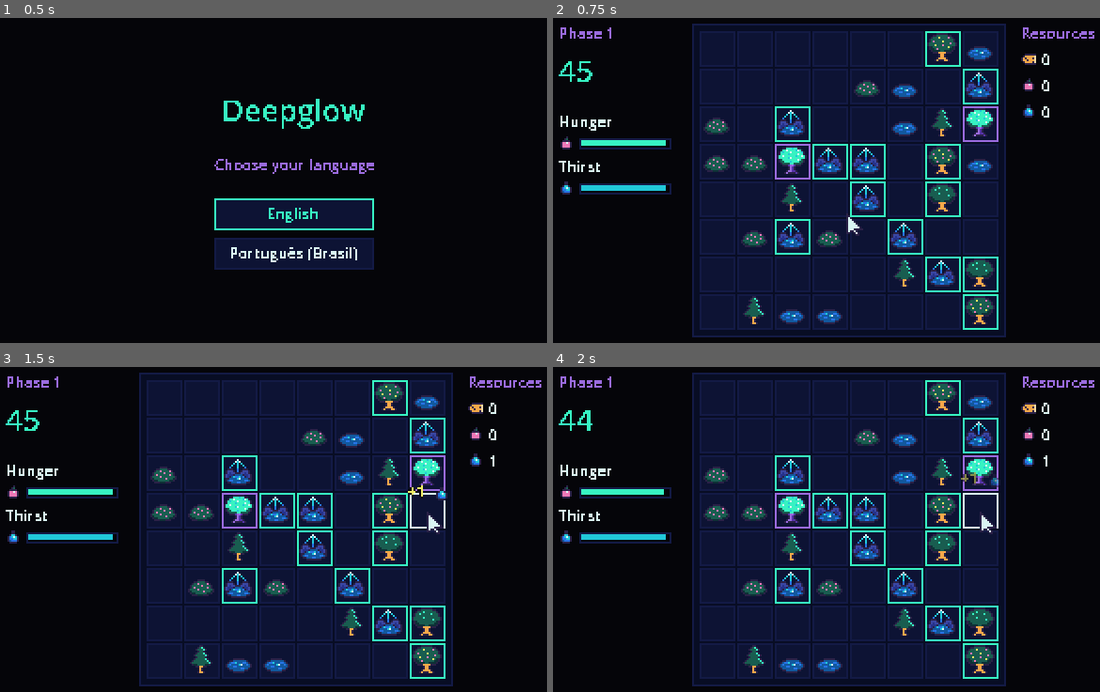
Above: before the commit, frames 1-4 (two rows, left to right).
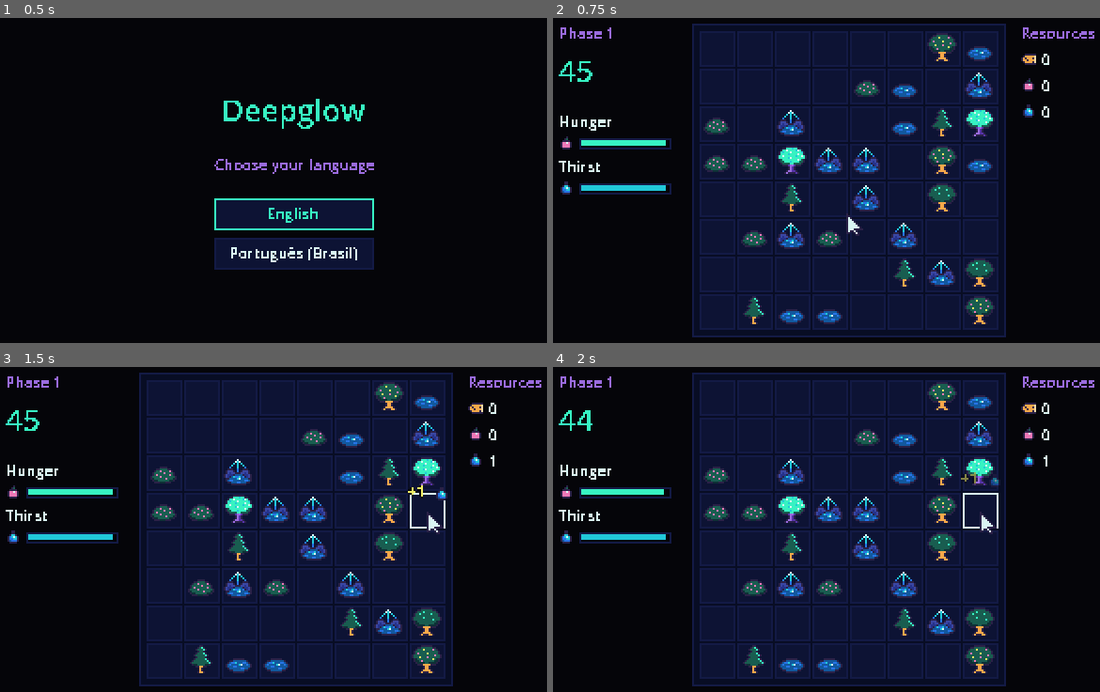
Above: after the commit, the same moments.

Repository: thiagoalgo/deepglow-ai-original
Game: Godot game, scene res://src/main/main.tscn
The game is run twice, just before and just after one commit, with the same random seed, the same clock (stepped at 60 frames per second) and the same inputs.
Inputs (mouse positions are in pixels of both pictures, inside the frame that each line leads up to):
- Up to frame 1 (0.5 s): no input
- Up to frame 2 (0.75 s): click "English" at 0.5 s
- Up to frame 3 (1.5 s): tap Enter at 1.25 s; move the mouse to (426, 513) at 1.27 s; press the mouse at (426, 513) at 1.28 s
- Up to frame 4 (2 s): no input

Frame 1 is identical in both runs. In frame 2, 2.1% of the frame differs, in the area x 40-82%, y 4-96%; in frame 3, 2.1%; in frame 4, 2.1%.

Commit message:
feat: hide rarity on board and add tree layout data to upgrades
- Rarity stays in data (generator weights) but is no longer drawn on
  source cards; the sprite communicates value (GDD D8)
- UpgradeNode gains grid_position, choice_group (mutually exclusive
  nodes) and required_points (investment gates) for the drawn tree
  screen planned after M2 (GDD §7.1, D9)
- ProgressionState enforces choice groups and point gates
- Tests for choice groups, gates and unique grid positions

Co-Authored-By: Claude Opus 5.5 <noreply@anthropic.com>
Claude-Session: https://claude.ai/code/session_012dh8mRUjYh5ntJv4jzA78g

Diff:
--- a/data/upgrades/basket.tres
+++ b/data/upgrades/basket.tres
@@ -22,3 +22,4 @@
 max_level = 3
 base_costs = Array[ExtResource("1_lrpc1")]([SubResource("Resource_ngp0w"), SubResource("Resource_x3h8g")])
 cost_growth = 2.2
+grid_position = Vector2i(3, 0)
--- a/data/upgrades/canteen.tres
+++ b/data/upgrades/canteen.tres
@@ -23,3 +23,4 @@
 max_level = 3
 base_costs = Array[ExtResource("1_ciil4")]([SubResource("Resource_861ob"), SubResource("Resource_c1q3n")])
 cost_growth = 2.2
+grid_position = Vector2i(5, 0)
--- a/data/upgrades/keen_eye.tres
+++ b/data/upgrades/keen_eye.tres
@@ -25,3 +25,4 @@
 base_costs = Array[ExtResource("1_fyw8b")]([SubResource("Resource_lcc7i"), SubResource("Resource_psrb3")])
 cost_growth = 2.5
 prerequisites = Array[Resource]([ExtResource("5_1j01k")])
+grid_position = Vector2i(2, 1)
--- a/data/upgrades/longer_days.tres
+++ b/data/upgrades/longer_days.tres
@@ -25,3 +25,4 @@
 base_costs = Array[ExtResource("1_hco2f")]([SubResource("Resource_37ihf"), SubResource("Resource_sqv2i")])
 cost_growth = 2.5
 prerequisites = Array[Resource]([ExtResource("5_vapvs")])
+grid_position = Vector2i(3, 1)
--- a/data/upgrades/lumber_sense.tres
+++ b/data/upgrades/lumber_sense.tres
@@ -18,3 +18,4 @@
 base_costs = Array[ExtResource("1_ht2j7")]([SubResource("Resource_n6gc7")])
 cost_growth = 2.3
 prerequisites = Array[Resource]([ExtResource("4_8x1ne")])
+grid_position = Vector2i(0, 1)
--- a/data/upgrades/sharp_axe.tres
+++ b/data/upgrades/sharp_axe.tres
@@ -17,3 +17,4 @@
 max_level = 3
 base_costs = Array[ExtResource("1_quwbt")]([SubResource("Resource_hholl")])
 cost_growth = 2.4
+grid_position = Vector2i(1, 0)
--- a/src/progression/progression_state.gd
+++ b/src/progression/progression_state.gd
@@ -32,10 +32,32 @@
 func is_available(upgrade: UpgradeNode) -> bool:
 	if is_maxed(upgrade):
 		return false
+	if get_total_levels() < upgrade.required_points:
+		return false
+	if is_blocked_by_choice(upgrade):
+		return false
 	for prerequisite: UpgradeNode in upgrade.prerequisites:
 		if get_level(prerequisite.id) < 1:
 			return false
 	return true
+
+
+## Total levels bought across the whole tree (used by required_points gates).
+func get_total_levels() -> int:
+	var total := 0
+	for level: int in _levels.values():
+		total += level
+	return total
+
+
+## True when another node of the same choice group already owns a level.
+func is_blocked_by_choice(upgrade: UpgradeNode) -> bool:
+	if upgrade.choice_group.is_empty():
+		return false
+	for other: UpgradeNode in database.upgrades:
+		if other != upgrade and other.choice_group == upgrade.choice_group and get_level(other.id) > 0:
+			return true
+	return false
 
 
 func get_next_cost(upgrade: UpgradeNode) -> Array[ResourceAmount]:
--- a/src/progression/upgrade_node.gd
+++ b/src/progression/upgrade_node.gd
@@ -21,6 +21,18 @@
 @export var base_costs: Array[ResourceAmount] = []
 ## Cost multiplier applied per already-owned level.
 @export var cost_growth: float = 2.0
+@export_group("Tree layout")
+## Cell of the node in the upgrade tree grid (column, row). Row 0 is the top.
+## Connections are drawn from each prerequisite to this node.
+@export var grid_position: Vector2i = Vector2i.ZERO
+## Nodes sharing a non-empty choice group are mutually exclusive: once one of
+## them owns a level, the others become unavailable ("pick one" nodes).
+@export var choice_group: StringName
+## Gate: total levels invested in the whole tree required before this node
+## becomes available (like "8 points required" rows).
+@export var required_points: int = 0
+
+@export_group("Requirements")
 ## Upgrades (UpgradeNode) that must own at least one level before this one is available.
 ## Typed as Resource on purpose: a self-typed Array[UpgradeNode] creates a script
 ## reference cycle that leaks at exit.
--- a/src/sources/rarity.gd
+++ b/src/sources/rarity.gd
@@ -6,7 +6,7 @@
 @export var id: StringName
 ## Base pick weight (common 60, uncommon 25, rare 12, epic 3).
 @export var weight: float = 1.0
-## Card frame color.
+## Accent color (reserved for effects; not shown on the board — see GDD §3.1).
 @export var color: Color = Palette.SHADOW_LIFTED
 ## True for the baseline tier; "luck" upgrades only boost non-baseline tiers.
 @export var is_baseline: bool = false
--- a/src/sources/source_card.gd
+++ b/src/sources/source_card.gd
@@ -1,11 +1,11 @@
 class_name SourceCard
 extends Node2D
-## A source on the board: sprite + rarity frame + progress bar.
+## A source on the board: sprite + progress bar. Rarity is intentionally not
+## shown (docs/game-design.md §3.1): the sprite itself communicates value.
 ## Holds the remaining "health" (clicks); game rules decide the damage.
 
 signal depleted
 
-const FRAME_SIZE := Vector2(18, 18)
 const BAR_WIDTH := 14.0
 
 var source: SourceType
@@ -51,9 +51,6 @@
 func _draw() -> void:
 	if source == null:
 		return
-	var frame := Rect2(-FRAME_SIZE / 2.0, FRAME_SIZE)
-	if not source.rarity.is_baseline:
-		draw_rect(frame, source.rarity.color, false, 1.0)
 	if source.texture == null:
 		draw_rect(Rect2(-5, -5, 10, 10), source.placeholder_color)
 	if health < total_health:
--- a/tests/test_progression.gd
+++ b/tests/test_progression.gd
@@ -91,3 +91,45 @@
 	if needs.is_starving():
 		return "restore failed"
 	return ""
+
+
+func test_choice_group_is_exclusive() -> String:
+	var db := _db()
+	var a := UpgradeNode.new()
+	a.id = &"test_a"
+	a.choice_group = &"test_pick"
+	var b := UpgradeNode.new()
+	b.id = &"test_b"
+	b.choice_group = &"test_pick"
+	var original := db.upgrades.duplicate()
+	db.upgrades.append_array([a, b])
+	var prog := ProgressionState.new(db)
+	var inv := Inventory.new()
+	var ok := prog.buy(a, inv) and not prog.is_available(b)
+	db.upgrades.assign(original)
+	return "" if ok else "choice group should block the other node"
+
+
+func test_required_points_gate() -> String:
+	var db := _db()
+	var gated := UpgradeNode.new()
+	gated.id = &"test_gated"
+	gated.required_points = 2
+	var prog := ProgressionState.new(db)
+	if prog.is_available(gated):
+		return "gate should block with 0 points"
+	var inv := Inventory.new()
+	inv.add(&"wood", 100000)
+	var axe := db.get_upgrade(&"sharp_axe")
+	prog.buy(axe, inv)
+	prog.buy(axe, inv)
+	return "" if prog.is_available(gated) else "gate should open with 2 points"
+
+
+func test_tree_positions_are_unique() -> String:
+	var seen := {}
+	for upgrade: UpgradeNode in _db().upgrades:
+		if seen.has(upgrade.grid_position):
+			return "%s and %s share %s" % [seen[upgrade.grid_position], upgrade.id, upgrade.grid_position]
+		seen[upgrade.grid_position] = upgrade.id
+	return ""
Not shown, changed: AGENTS.md
Not shown, changed: docs/game-design.md
